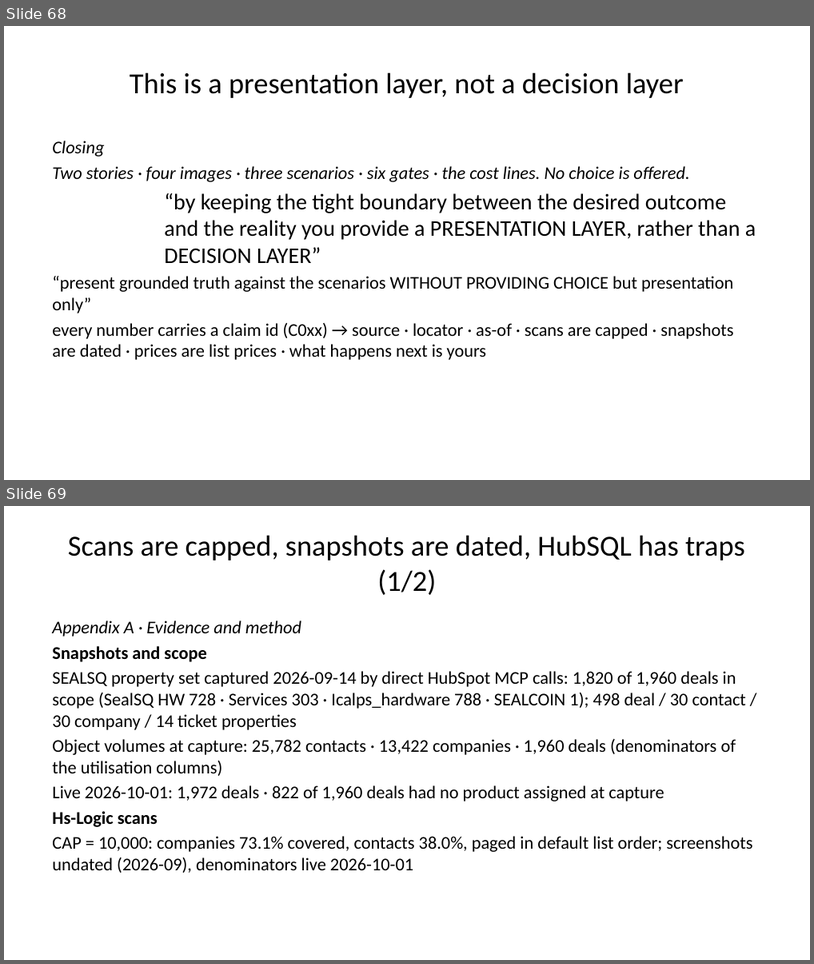
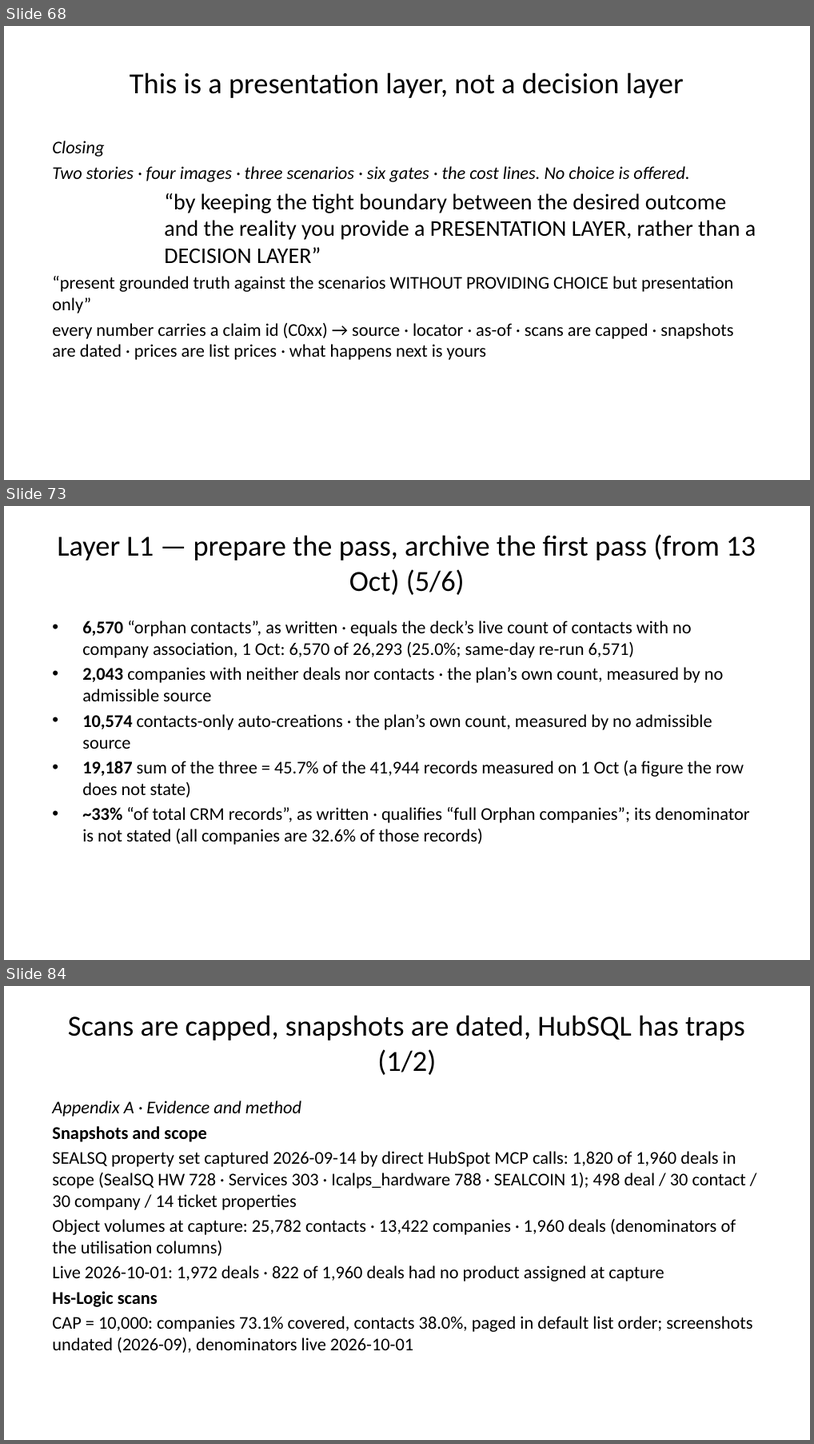
Before and after one commit to Wkayaobama/presentation-builder, a slide deck: Finished Presentations/crm-three-scenarios.pptx. Shown one above the other, each under a label of ours: slides 68 and 69 before the commit, slides 68, 73 and 84 after it; the slides between them are not shown. The pictures are 814x964 and 814x1444 pixels, drawn with LibreOffice and Linux fonts; fonts in the diff are those of the drawing. Boxes give left, top, right and bottom in pixels: in the first picture for what was removed or moved away, otherwise in the second. Text is boxed around its words. In the diff, an @@ line names an element or a change of style, - is before the commit and + after.

```diff
--- a/Finished Presentations/crm-three-scenarios.pptx
+++ b/Finished Presentations/crm-three-scenarios.pptx
@@ slide 73 added at (x1=4, y1=506, x2=810, y2=960), background #FFFFFF @@
@@ title added at (x1=57, y1=534, x2=756, y2=595), 26 pt, text #000000 @@
+Layer L1 — prepare the pass, archive the first pass (from 13 Oct) (5/6)
@@ text added at (x1=82, y1=620, x2=750, y2=844), 16 pt, text #000000 @@
+• 6,570 “orphan contacts”, as written · equals the deck’s live count of contacts with no company association, 1 Oct: 6,570 of 26,293 (25.0%; same-day re-run 6,571)
+• 2,043 companies with neither deals nor contacts · the plan’s own count, measured by no admissible source
+• 10,574 contacts-only auto-creations · the plan’s own count, measured by no admissible source
+• 19,187 sum of the three = 45.7% of the 41,944 records measured on 1 Oct (a figure the row does not state)
+• ~33% “of total CRM records”, as written · qualifies “full Orphan companies”; its denominator is not stated (all companies are 32.6% of those records)
@@ what was slide 69 is now slide 84 @@
```
Also in this commit, not shown: 14 other slides added, 14 other files.
